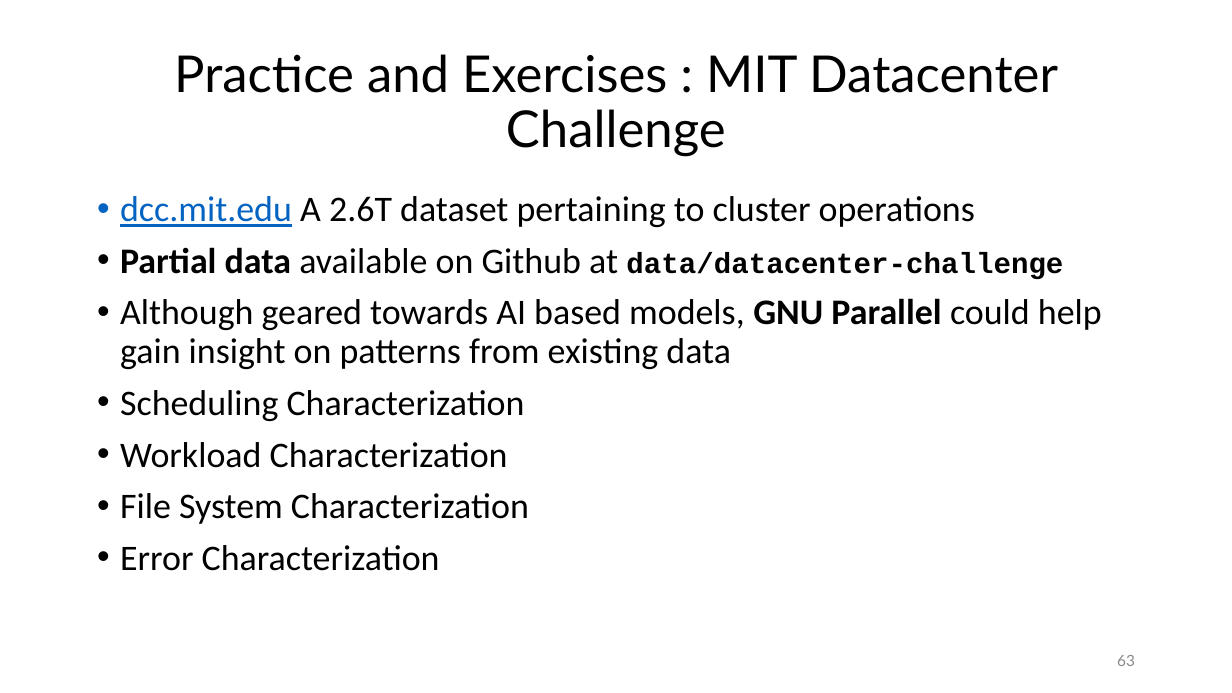
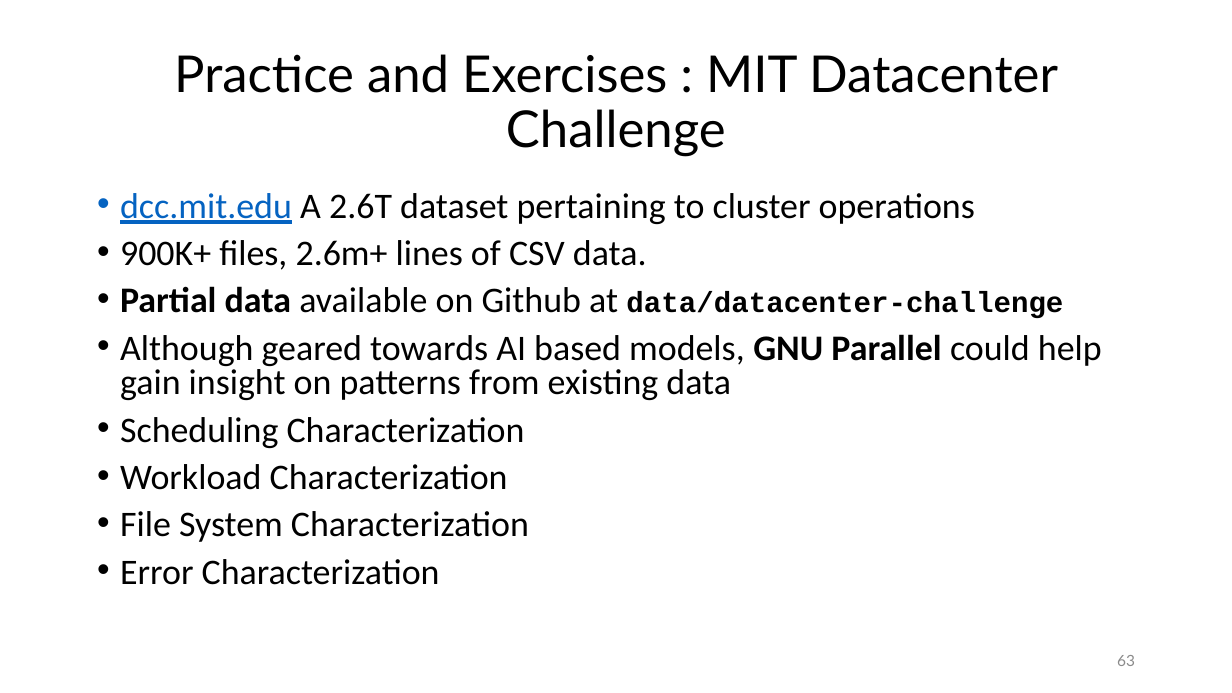
Before and after one commit to ketancmaheshwari/escience23tut, a slide deck: slide 63 of gnu-parallel-tutorial.pptx. Drawn at 1232x693 pixels with LibreOffice and Linux fonts; fonts in the diff are those of the drawing. Boxes give left, top, right and bottom in pixels: in the first picture for what was removed or moved away, otherwise in the second. Text is boxed around its words. In the diff, an @@ line names an element or a change of style, - is before the commit and + after.

Commit message:
adding desc of data.

```diff
--- a/gnu-parallel-tutorial.pptx
+++ b/gnu-parallel-tutorial.pptx
@@ text at bbox=[120, 193, 1102, 585]: line spacing 0.9 to 0.8 @@
@@ text at bbox=[120, 240, 647, 270]: paragraph added @@
+• 900K+ files, 2.6m+ lines of CSV data.
```
Also in this commit, not shown: 1 other slide changed.
